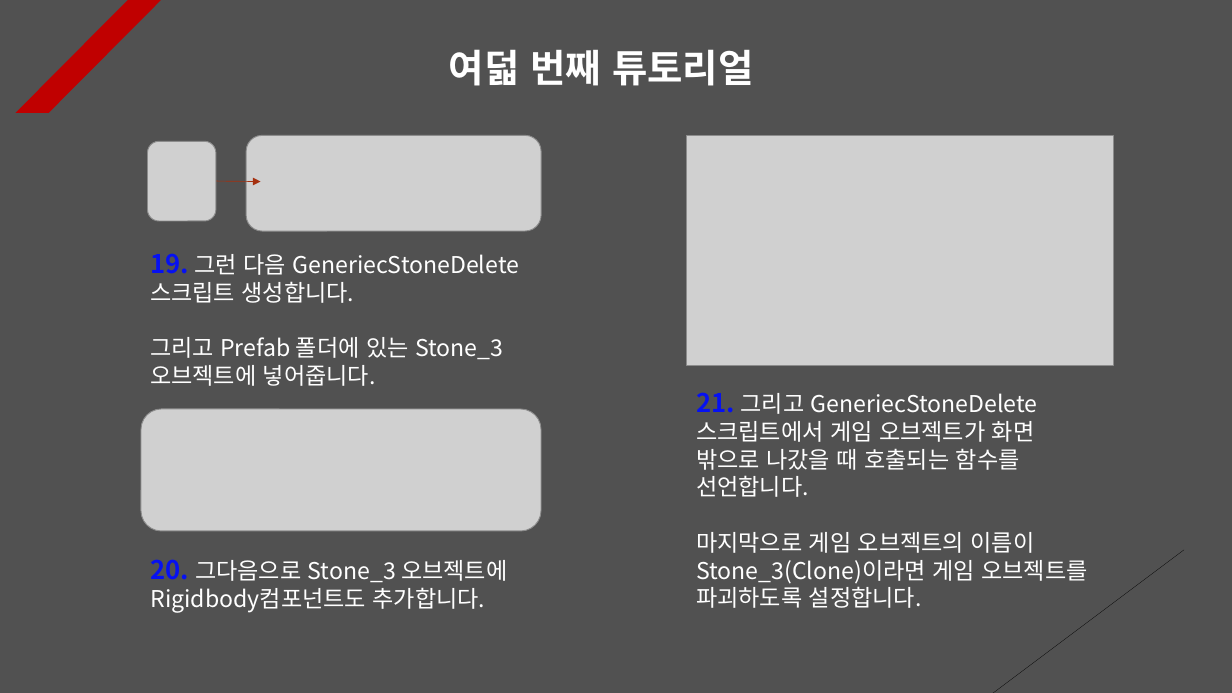
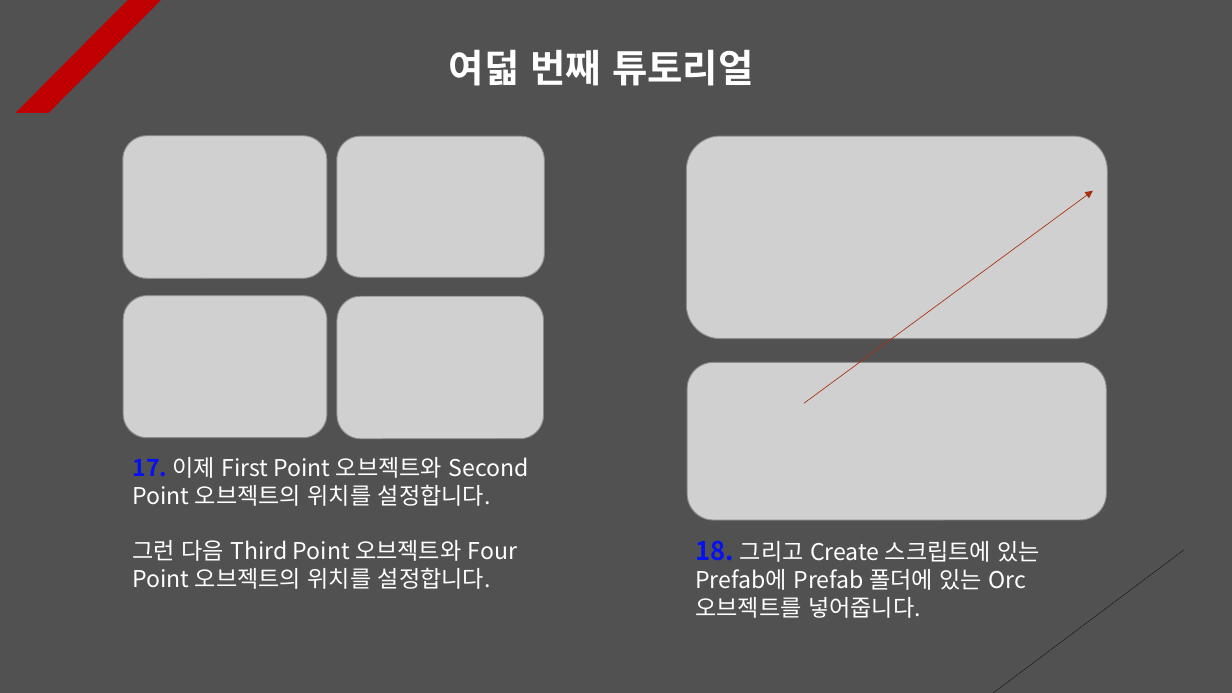
Before and after one commit to Unity2033/3D-UnityEngine, a slide deck: slide 10 of Assets/Class/Instantiate & Destroy/PPT Data/Instatiate and Destroy Example.pptx. Drawn at 1232x693 pixels with LibreOffice and Linux fonts; fonts in the diff are those of the drawing; grey boxes stand for pictures. Boxes give left, top, right and bottom in pixels: in the first picture for what was removed or moved away, otherwise in the second. Text is boxed around its words. In the diff, an @@ line names an element or a change of style, - is before the commit and + after.

```diff
--- a/Assets/Class/Instantiate & Destroy/PPT Data/Instatiate and Destroy Example.pptx
+++ b/Assets/Class/Instantiate & Destroy/PPT Data/Instatiate and Destroy Example.pptx
@@ picture added at <box>123,136,327,278</box> @@
@@ picture removed at <box>148,141,216,221</box> @@
@@ picture: place and size @@
-picture at <box>246,136,541,232</box>
+picture at <box>337,136,545,277</box>
@@ picture: place and size @@
-picture at <box>687,136,1114,365</box>
+picture at <box>687,136,1108,338</box>
@@ arrow removed from (216, 181) to (261, 182) @@
@@ arrow added from (804, 403) to (1093, 190), #A5300F 0.5 pt dashed @@
@@ text removed at <box>150,253,520,386</box> @@
-19. 그런 다음 GeneriecStoneDelete 스크립트 생성합니다.
-그리고 Prefab 폴더에 있는 Stone_3 오브젝트에 넣어줍니다.
@@ picture added at <box>123,296,326,438</box> @@
@@ picture added at <box>337,297,544,439</box> @@
@@ picture added at <box>688,362,1107,520</box> @@
@@ picture removed at <box>141,409,542,531</box> @@
@@ text added at <box>133,457,529,589</box>, 18 pt, text #FFFFFF @@
+17. 이제 First Point 오브젝트와 Second Point 오브젝트의 위치를 설정합니다.
+그런 다음 Third Point 오브젝트와 Four Point 오브젝트의 위치를 설정합니다.
@@ text removed at <box>151,559,507,613</box> @@
-20. 그다음으로 Stone_3 오브젝트에 Rigidbody컴포넌트도 추가합니다.
@@ text at <box>695,540,1041,618</box>: text changed @@
-21. 그리고 GeneriecStoneDelete 스크립트에서 게임 오브젝트가 화면 밖으로 나갔을 때 호출되는 함수를 선언합니다.
-마지막으로 게임 오브젝트의 이름이 Stone_3(Clone)이라면 게임 오브젝트를 파괴하도록 설정합니다.
+18. 그리고 Create 스크립트에 있는 Prefab에 Prefab 폴더에 있는 Orc 오브젝트를 넣어줍니다.
```
Also in this commit, not shown: 2 other slides changed, 2 slides added, 10 other files.
